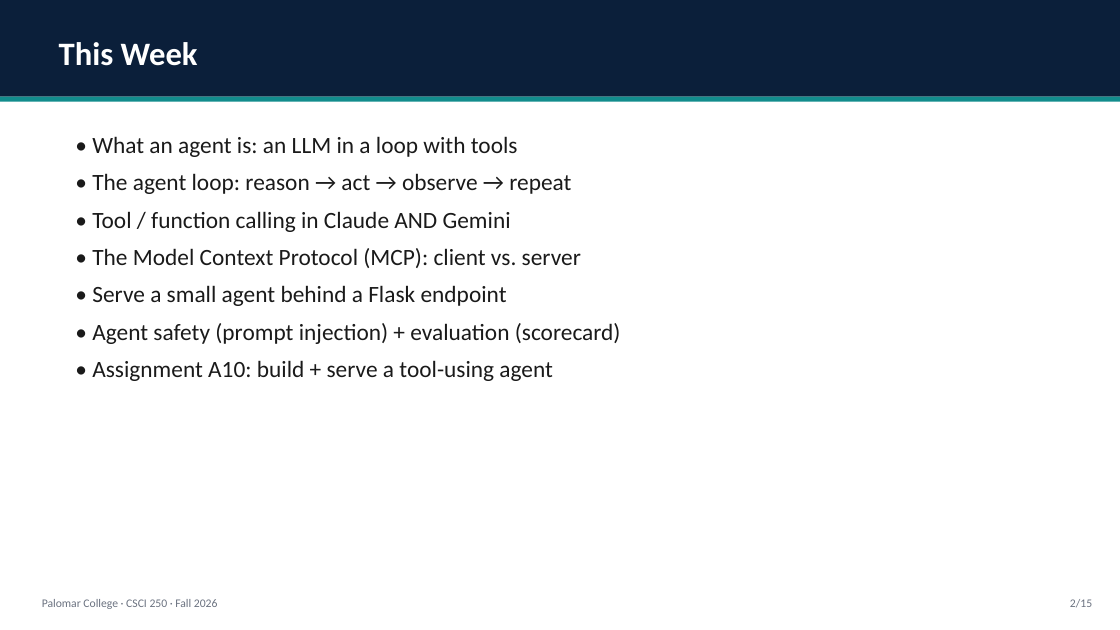
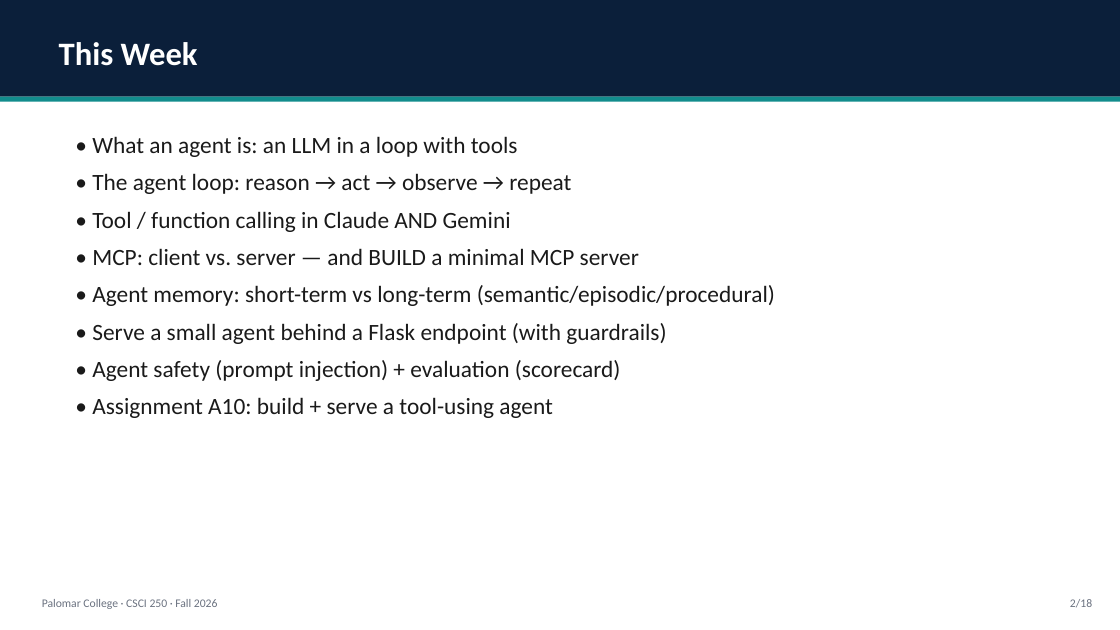
Before and after one commit to gheniabla/intro2ai, a slide deck: slide 2 of CSCI250-Fall2026/content/Week13_Agents-MCP/slides.pptx. Drawn at 1120x630 pixels with LibreOffice and Linux fonts; fonts in the diff are those of the drawing. Boxes give left, top, right and bottom in pixels: in the first picture for what was removed or moved away, otherwise in the second. Text is boxed around its words. In the diff, an @@ line names an element or a change of style, - is before the commit and + after.

Commit message:
Benchmark pass: add 2026-current content and close design gaps
After benchmarking vs comparable accessible courses and top university
offerings, add the high-value improvements reviewers identified:
- Week 9: reasoning models / test-time compute + context-engineering framing
- Week 11: modern RAG (hybrid search + reranking + Contextual Retrieval +
  agentic RAG) with a hands-on hybrid/rerank notebook
- Week 13: hands-on MCP server/client notebook, agent-memory taxonomy, MCP
  security, guardrails wired into the deployable Flask app, max_turns demo
- Week 16: post-training ladder (SFT -> DPO -> GRPO) named
- Week 17: judge-bias coverage + broadened Responsible AI section
- Week 15: provenance/watermarking (SynthID, C2PA)
- Week 5: self-check asserts, k-NN scaling demo, coefficient interpretation
- Week 8: de-risked pacing (concepts-first framing, lighter capstone start)
- Responsible AI added as an explicit course objective; model IDs normalized

```diff
--- a/CSCI250-Fall2026/content/Week13_Agents-MCP/slides.pptx
+++ b/CSCI250-Fall2026/content/Week13_Agents-MCP/slides.pptx
@@ text at (x1=92, y1=248, x2=775, y2=344): text changed @@
-• The Model Context Protocol (MCP): client vs. server
-• Serve a small agent behind a Flask endpoint
+• MCP: client vs. server — and BUILD a minimal MCP server
+• Agent memory: short-term vs long-term (semantic/episodic/procedural)
+• Serve a small agent behind a Flask endpoint (with guardrails)
@@ text at (x1=1070, y1=599, x2=1092, y2=607): text changed @@
-2/15
+2/18
```
Also in this commit, not shown: 11 other slides changed, 3 slides added, 51 other files.
